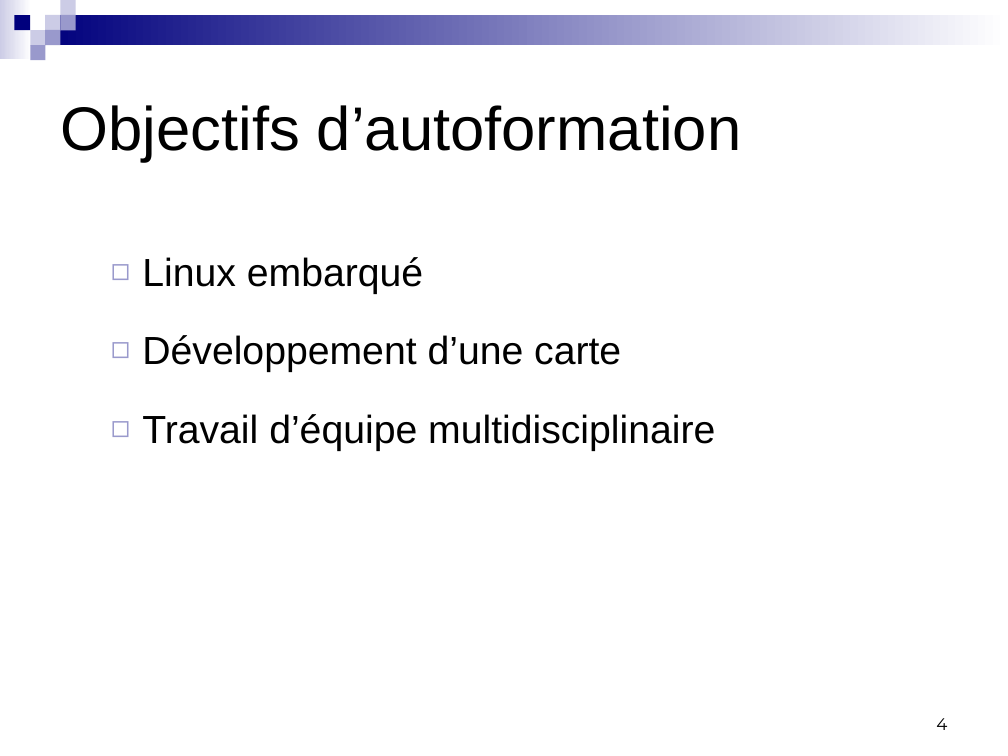
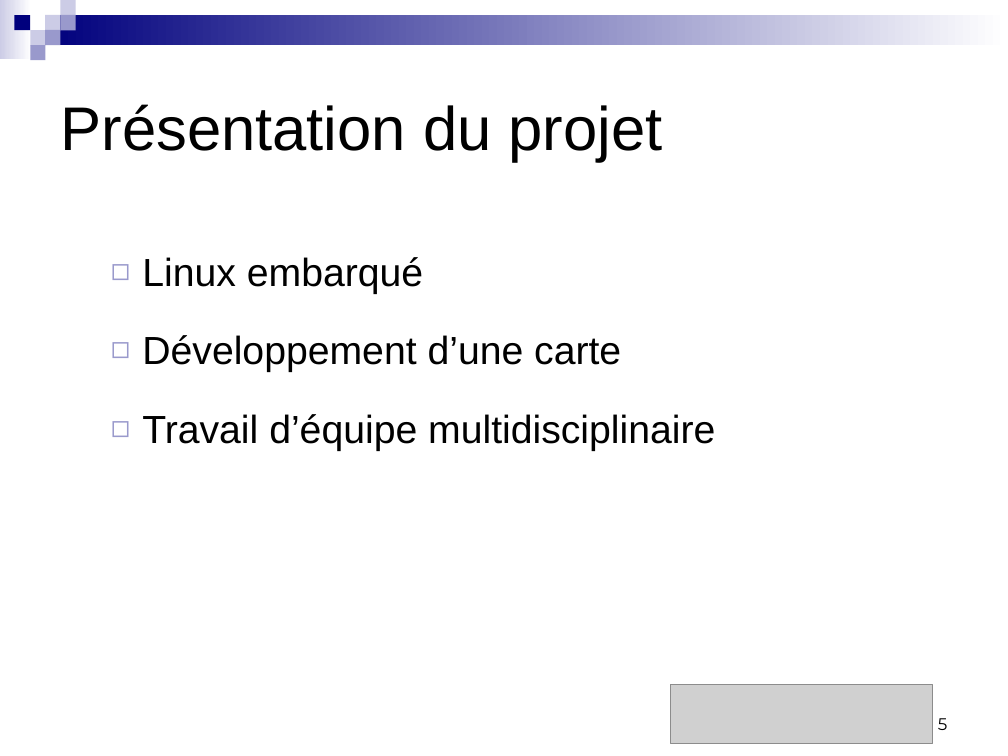
Before and after one commit to badrbouslikhin/Beluga, a slide deck: slide 5 of Rendu/PresentationFinale/Binome13PresentationFinalePRT.pptx (slide 4 before the commit). Drawn at 1008x756 pixels with LibreOffice and Linux fonts; fonts in the diff are those of the drawing; grey boxes stand for pictures. Boxes give left, top, right and bottom in pixels: in the first picture for what was removed or moved away, otherwise in the second. Text is boxed around its words. In the diff, an @@ line names an element or a change of style, - is before the commit and + after.

```diff
--- a/Rendu/PresentationFinale/Binome13PresentationFinalePRT.pptx
+++ b/Rendu/PresentationFinale/Binome13PresentationFinalePRT.pptx
@@ title at [60,104,663,162]: text changed @@
-Objectifs d’autoformation
+Présentation du projet
@@ picture added at [670,684,932,744] @@
@@ page number at [938,718,948,730]: text changed @@
-4
+5
```
Also in this commit, not shown: 12 other slides changed, 1 slide added, 3 other files.
